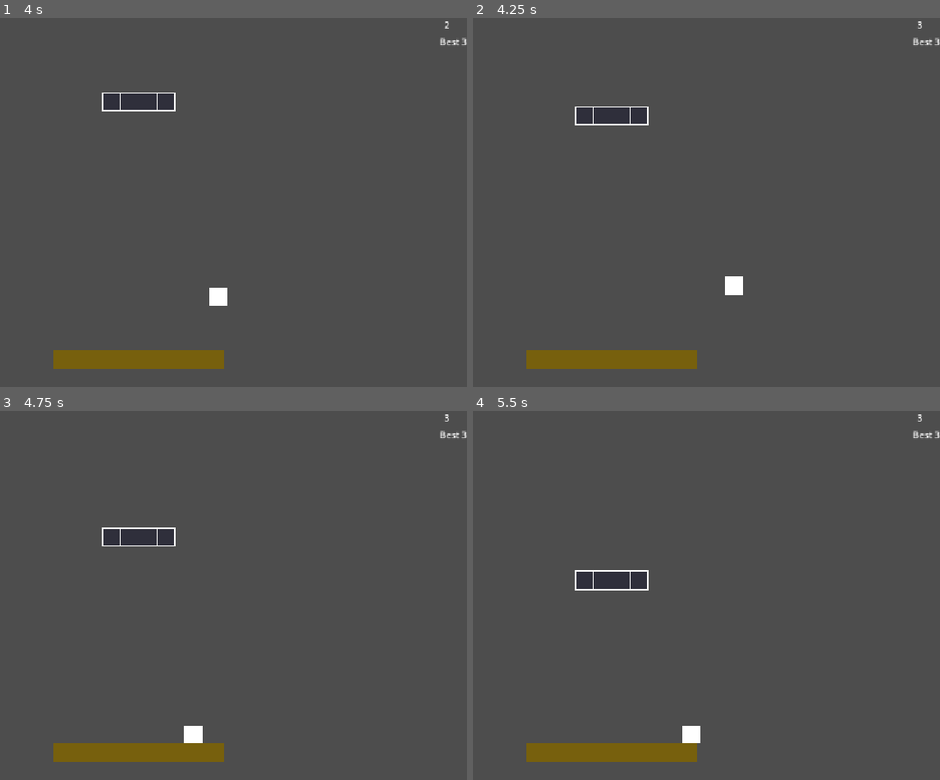
Above: before the commit, frames 1-4 (two rows, left to right).
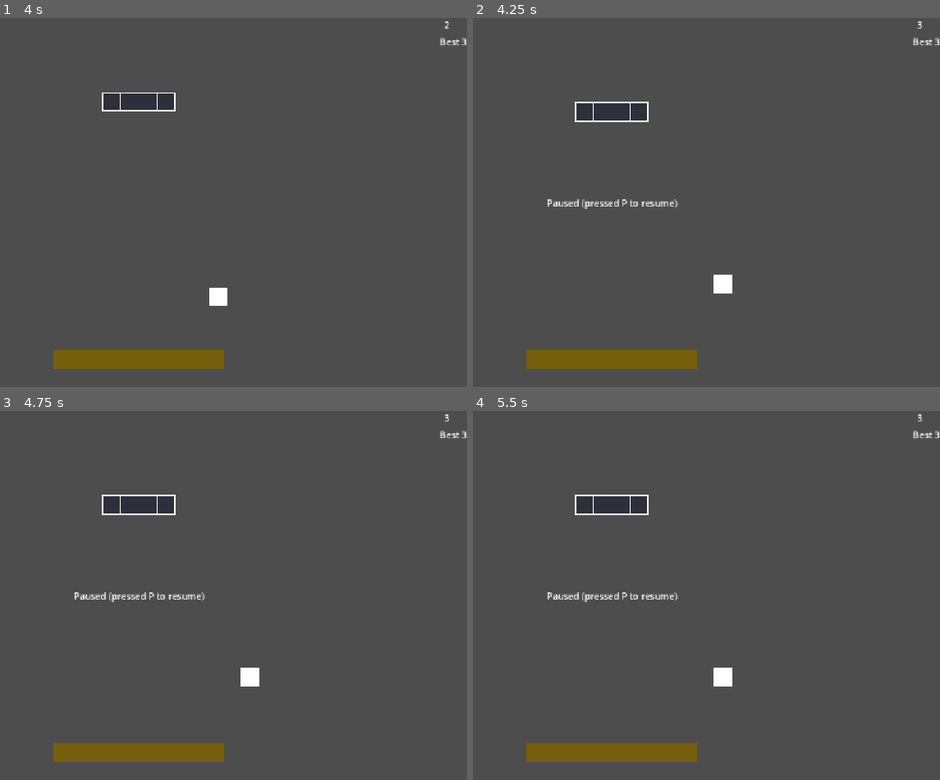
Above: after the commit, the same moments.

Repository: NxtCreator/heap
Game: Godot game, scene res://scenes/main.tscn
Same seed, same stepped clock (60 frames per second), same inputs: the game is played once before the commit and once after it.
Inputs (mouse positions are in pixels of both pictures, inside the frame that each line leads up to):
- Up to frame 1 (4 s): tap Enter at 0.5 s; move the mouse to (284, 184) at 0.52 s; hold Right (move_right) 0.53-2.03 s; tap Alt at 0.6, 2.1, 3.6 s; click (284, 184) at 0.67 s; tap Up (move_up) at 0.77, 1.52, 3.02, 3.77 s; move the mouse to (9, 220) at 1.27 s; tap Shift at 1.35, 2.85 s; tap R (restart) at 2, 3.5 s; move the mouse to (205, 121) at 2.02 s; hold Left (move_left) 2.03-2.78 s; move the mouse to (107, 276) at 2.77 s; hold Right (move_right) from 2.78 s (still down); click (107, 276) at 2.92 s; move the mouse to (336, 257) at 3.52 s
- Up to frame 2 (4.25 s): keep holding Right (move_right); tap P (pause, bound only after the commit) at 4.15 s
- Up to frame 3 (4.75 s): move the mouse to (outside the picture) at 4.27 s; release Right (move_right) at 4.28 s; hold Left (move_left) from 4.28 s (still down); tap Shift at 4.35 s; tap Up (move_up) at 4.52 s
- Up to frame 4 (5.5 s): move the mouse to (645, 595) at 5.02 s; release Left (move_left) at 5.03 s; hold Right (move_right) from 5.03 s (still down); tap Alt at 5.1 s; click (645, 595) at 5.17 s

Frame 1 is identical in both runs. In frame 2, 1.0% of the frame differs, in the area x 15-58%, y 22-76%; in frame 3, 2.4%; in frame 4, 2.5%, in the area x 15-56%, y 22-90%.

Commit message:
Add saved high score and pause key

Diff:
--- a/project.godot
+++ b/project.godot
@@ -53,6 +53,11 @@
 "events": [Object(InputEventKey,"resource_local_to_scene":false,"resource_name":"","device":-1,"window_id":0,"alt_press …(192 unchanged characters)…
 ]
 }
+pause={
+"deadzone": 0.2,
+"events": [Object(InputEventKey,"resource_local_to_scene":false,"resource_name":"","device":-1,"window_id":0,"alt_pressed":false,"shift_pressed":false,"ctrl_pressed":false,"meta_pressed":false,"pressed":false,"keycode":0,"physical_keycode":80,"key_label":0,"unicode":112,"location":0,"echo":false,"script":null)
+]
+}
 
 [layer_names]
 
--- a/scenes/main.tscn
+++ b/scenes/main.tscn
@@ -76,5 +76,20 @@
 offset_bottom = 53.0
 grow_horizontal = 0
 
+[node name="PauseLabel" type="Label" parent="CanvasLayer" unique_id=1911105063]
+visible = false
+anchors_preset = 8
+anchor_left = 0.5
+anchor_top = 0.5
+anchor_right = 0.5
+anchor_bottom = 0.5
+offset_left = -114.5
+offset_top = -11.5
+offset_right = 114.5
+offset_bottom = 11.5
+grow_horizontal = 2
+grow_vertical = 2
+text = "Paused (pressed P to resume)"
+
 [connection signal="timeout" from="Timer" to="." method="_on_timer_timeout"]
 [connection signal="timeout" from="EnemyTimer" to="." method="_on_enemy_timer_timeout"]
--- a/scripts/ui.gd
+++ b/scripts/ui.gd
@@ -20,6 +20,10 @@
 	if player == null:
 		return
 
+	if Input.is_action_just_pressed("pause") and not player.is_dead:
+		get_tree().paused = not get_tree().paused
+	$PauseLabel.visible = get_tree().paused and not player.is_dead
+
 	$ScoreLabel.text = str(player.best_height)
 	$GameOverLabel.visible = player.is_dead
 	$HighScoreLabel.text = "Best " + str(high_score)
Not shown: 1 places in scenes/main.tscn that only renumber resources
